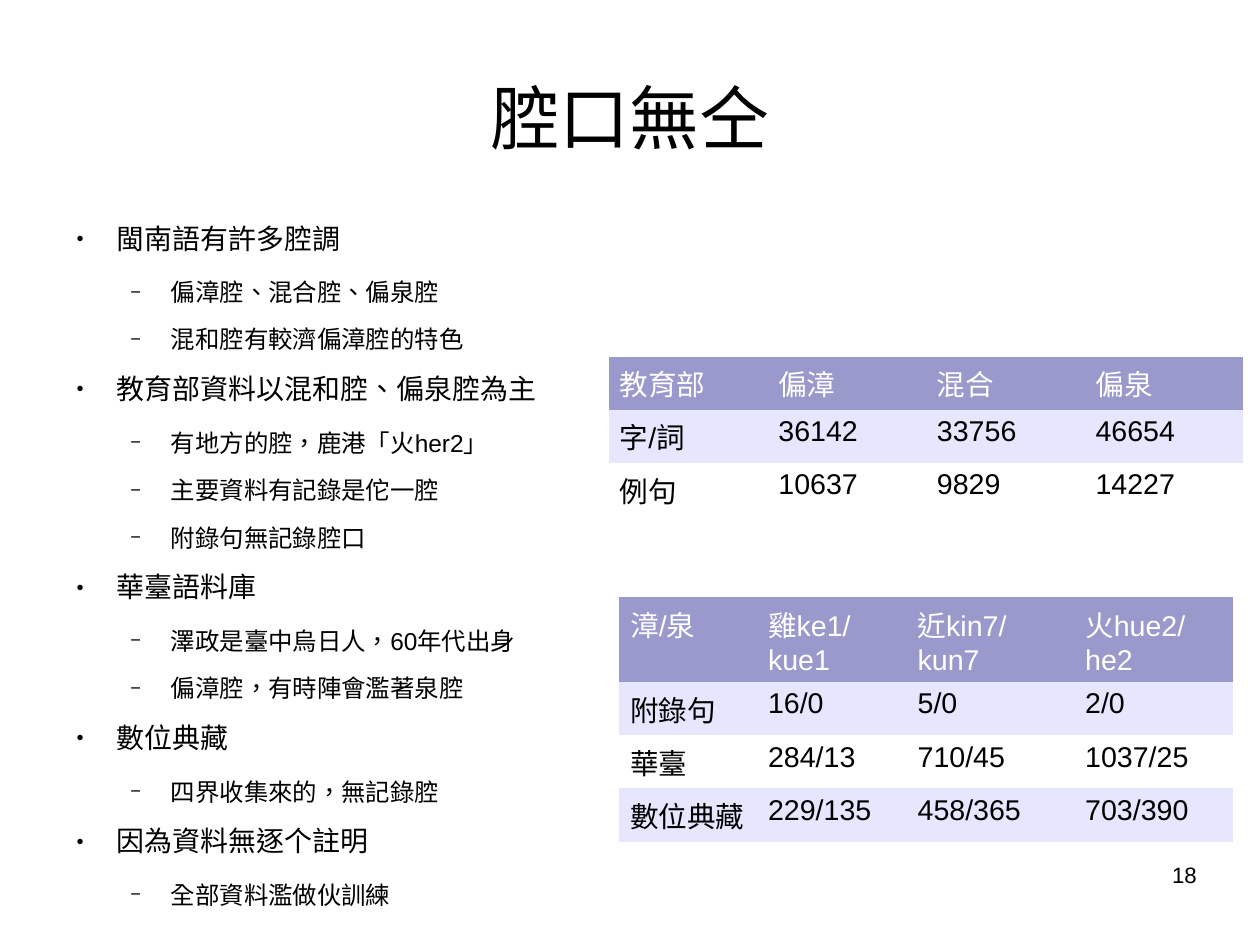
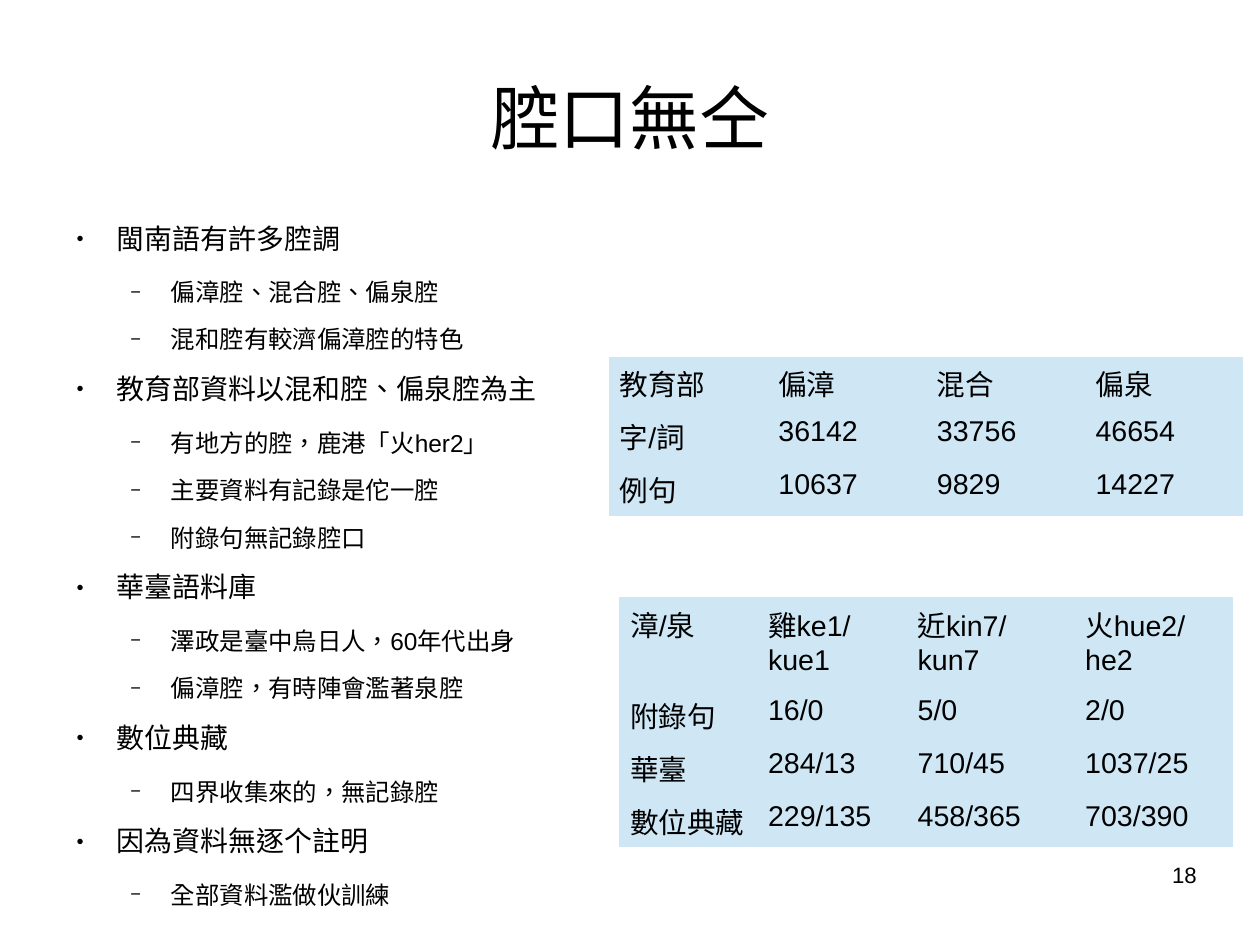
Before and after one commit to sih4sing5hong5/po3-ko3_tau5-iann2-phinn3, a slide deck: slide 18 of 翻譯報告.odp. Drawn at 1260x945 pixels with LibreOffice and Linux fonts; fonts in the diff are those of the drawing. Boxes give left, top, right and bottom in pixels: in the first picture for what was removed or moved away, otherwise in the second. Text is boxed around its words. In the diff, an @@ line names an element or a change of style, - is before the commit and + after.

```diff
--- a/翻譯報告.odp
+++ b/翻譯報告.odp
@@ table at (608, 357, 1244, 508) @@
@@ fill #9999CC to #CFE7F5 in row 1 @@
@@ fill #E6E6FF to #CFE7F5 in row 2 @@
@@ fill #FFFFFF to #CFE7F5 in row 3 @@
@@ text colour #FFFFFF to #000000 in "教育部", "偏漳", "混合", "偏泉" @@
@@ table at (620, 597, 1235, 840) @@
@@ fill #9999CC to #CFE7F5 in row 1 @@
@@ fill #E6E6FF to #CFE7F5 in 8 cells @@
@@ fill #FFFFFF to #CFE7F5 in row 3 @@
@@ text colour #FFFFFF to #000000 in "漳/泉", "雞ke1/kue1", "近kin7/kun7", "火hue2/he2" @@
```
Also in this commit, not shown: 5 other slides changed, 3 slides added.
